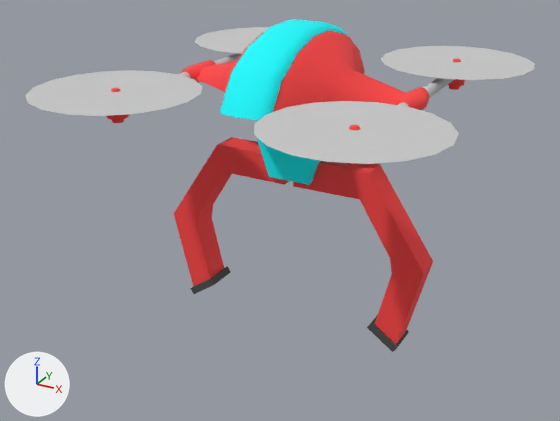
Renders of the FBX model Art_Stuffs/Drone_v1_with_grabber.FBX from each side of a commit.
Camera for both pictures: a camera (50 mm lens) standing at (1.94, -3.74, 1.62) and looking at (-0.02, -0.17, -0.17). Lighting does not change. The marker at lower left points along +X, +Y and +Z. Where no turn or scale is listed for an object, it has been applied to the vertices. Vertices at the same position are counted once.
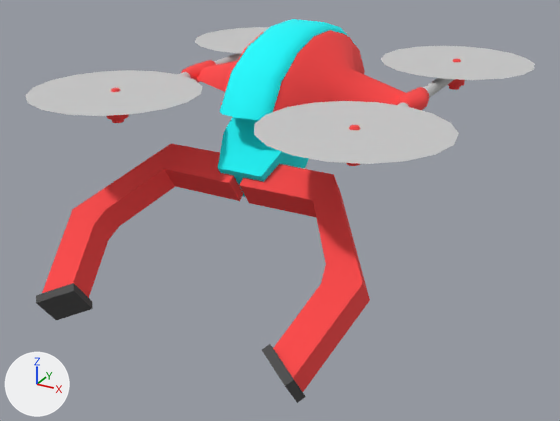
The newer file is also turned or shifted as a whole; pictures and numbers use the older file's frame.

The change, as a diff of the scene's bpy script:
```diff
--- a/Art_Stuffs/Drone_v1_with_grabber.FBX.py
+++ b/Art_Stuffs/Drone_v1_with_grabber.FBX.py
@@ me_mesh @@
 me_mesh.from_pydata(...)  # 1736 vertices, 3220 faces; spans x -1.12..1.1, y -1.17..1.2, z -0.95..0.86
 # used by ob_box022; location = (0.0, 0.0, 0.0)
+# me_mesh part 1: the loose piece of 16 vertices spanning x -0.19..0.19, y -0.14..0.14, z 0.0..0.54 is turned -55 degrees about the x axis through its middle, then moved by (0.0, -0.35, 0.01)
+# me_mesh part 2: the loose piece of 28 vertices spanning x 0.01..0.82, y -0.09..0.11, z -0.95..0.12 is turned -55 degrees about the x axis through its middle, then moved by (0.0, -0.92, 0.3)
+# me_mesh part 3: the loose piece of 28 vertices spanning x -0.86..-0.05, y -0.09..0.11, z -0.95..0.12 is turned -55 degrees about the x axis through its middle, then moved by (0.0, -0.92, 0.3)
 me_mesh.materials.append(mat_02___default)
@@ me_mesh @@
 me_mesh.materials.append(mat_02___default)
-me_mesh.materials.append(mat_03___default)
-me_mesh.materials.append(mat_09___default)
+me_mesh.materials.append(mat_02___default)
 me_mesh.materials.append(mat_03___default)
@@ me_mesh @@
 me_mesh.materials.append(mat_03___default)
-me_mesh.materials.append(mat_02___default)
-me_mesh.materials.append(mat_03___default)
-me_mesh.materials.append(mat_03___default)
-me_mesh.materials.append(mat_07___default)
-me_mesh.materials.append(mat_07___default)
-me_mesh.materials.append(mat_07___default)
-me_mesh.materials.append(mat_01___default)
-me_mesh.materials.append(mat_01___default)
-me_mesh.materials.append(mat_01___default)
-me_mesh.materials.append(mat_03___default)
-me_mesh.materials.append(mat_03___default)
-me_mesh.materials.append(mat_03___default)
-me_mesh.materials.append(mat_01___default)
 me_mesh.materials.append(mat_03___default)
@@ me_mesh @@
 me_mesh.materials.append(mat_03___default)
-me_mesh.materials.append(mat_07___default)
-me_mesh.materials.append(mat_07___default)
-me_mesh.materials.append(mat_07___default)
 me_mesh.materials.append(mat_03___default)
@@ me_mesh @@
 me_mesh.materials.append(mat_03___default)
-me_mesh.materials.append(mat_07___default)
 me_mesh.materials.append(mat_03___default)
@@ me_mesh @@
 me_mesh.materials.append(mat_03___default)
+me_mesh.materials.append(mat_03___default)
+me_mesh.materials.append(mat_03___default)
+me_mesh.materials.append(mat_03___default)
+me_mesh.materials.append(mat_03___default)
+me_mesh.materials.append(mat_03___default)
+me_mesh.materials.append(mat_03___default)
+me_mesh.materials.append(mat_09___default)
+me_mesh.materials.append(mat_07___default)
+me_mesh.materials.append(mat_07___default)
+me_mesh.materials.append(mat_07___default)
+me_mesh.materials.append(mat_07___default)
+me_mesh.materials.append(mat_07___default)
+me_mesh.materials.append(mat_07___default)
+me_mesh.materials.append(mat_07___default)
+me_mesh.materials.append(mat_01___default)
+me_mesh.materials.append(mat_01___default)
+me_mesh.materials.append(mat_01___default)
+me_mesh.materials.append(mat_01___default)
```

Changed parts and their boxes (x1, y1, x2, y2) in the pictures (560 x 421 px; the box of a moved part takes in the faces that stretch with it):
'Box022', reshaped (15% taller)
    before: (25, 19, 535, 352)
    after: (25, 19, 535, 403)
part 1 of me_mesh, moved or reshaped
    before: (258, 120, 321, 185)
    after: (218, 117, 309, 197)
part 2 of me_mesh, moved or reshaped
    before: (293, 161, 433, 352)
    after: (239, 164, 370, 403)
part 3 of me_mesh, moved or reshaped
    before: (174, 137, 289, 294)
    after: (36, 144, 243, 320)
